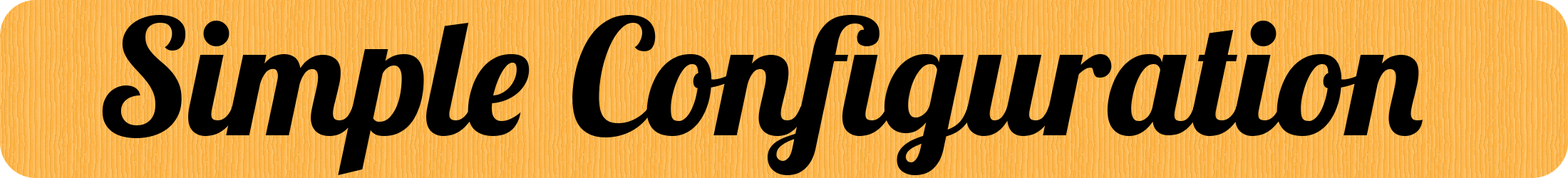
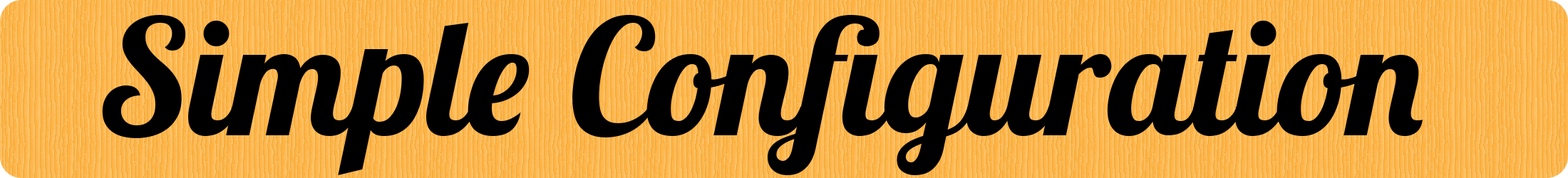
Revision of a layered 1568px x 178px image; what changed, layer by layer:
painted on "Background" over (0, 0, 1568, 178)
